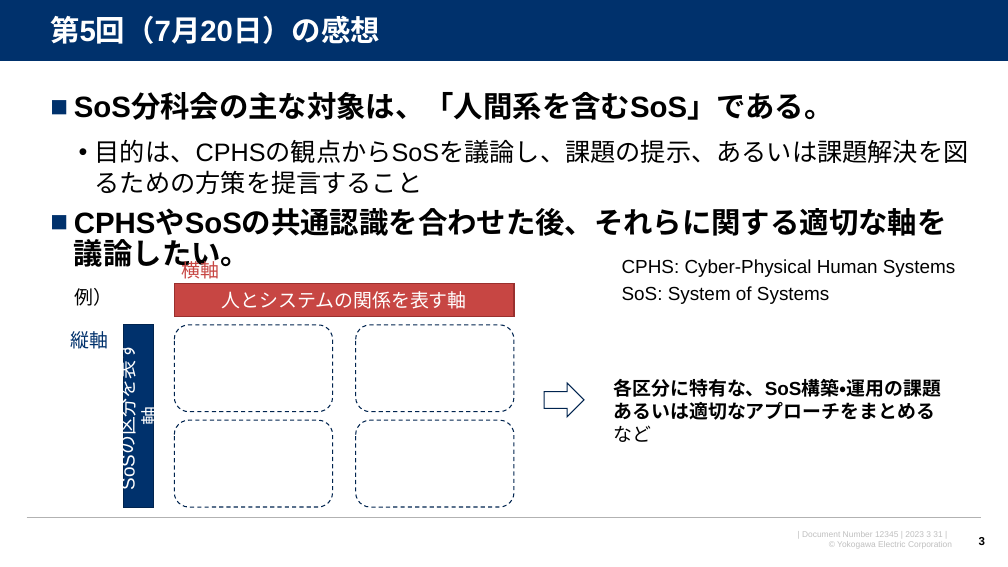
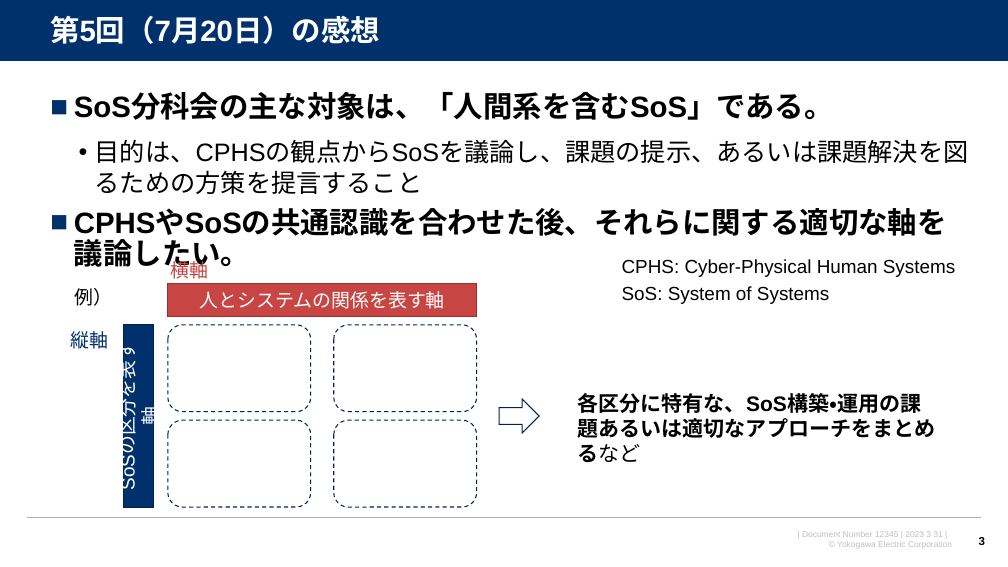
Before and after one commit to watarukumagai-git/opt, a slide deck: slide 3 of SoS/230802_SoS分科会第6回進め方のご相談_rev.0.pptx. Drawn at 1008x567 pixels with LibreOffice and Linux fonts; fonts in the diff are those of the drawing; background and template pictures are left out. Boxes give left, top, right and bottom in pixels: in the first picture for what was removed or moved away, otherwise in the second. Text is boxed around its words. In the diff, an @@ line names an element or a change of style, - is before the commit and + after.

```diff
--- a/SoS/230802_SoS分科会第6回進め方のご相談_rev.0.pptx
+++ b/SoS/230802_SoS分科会第6回進め方のご相談_rev.0.pptx
@@ text "横軸": place and size @@
-text "横軸" at [182, 257, 220, 279]
+text "横軸" at [171, 257, 209, 282]
@@ rectangle "人とシステムの関係を表す軸": place and size @@
-rectangle "人とシステムの関係を表す軸" at [175, 284, 514, 316]
+rectangle "人とシステムの関係を表す軸" at [168, 283, 477, 316]
@@ rounded rectangle: place and size @@
-rounded rectangle at [175, 325, 333, 412]
+rounded rectangle at [168, 325, 311, 412]
@@ rounded rectangle: place and size @@
-rounded rectangle at [356, 325, 514, 412]
+rounded rectangle at [334, 325, 477, 412]
@@ text "各区分に特有な、SoS構築・運用の課題あるいは適切なアプローチをまとめるなど": place and size @@
-text "各区分に特有な、SoS構築・運用の課題あるいは適切なアプローチをまとめるなど" at [614, 379, 941, 420]
+text "各区分に特有な、SoS構築・運用の課題あるいは適切なアプローチをまとめるなど" at [578, 393, 936, 438]
@@ text "各区分に特有な、SoS構築・運用の課題あるいは適切なアプローチをまとめるなど" at [578, 393, 936, 438]: size 18 to 20 pt @@
@@ right arrow: place and size @@
-right arrow at [544, 383, 585, 417]
+right arrow at [499, 399, 539, 433]
@@ rounded rectangle: place and size @@
-rounded rectangle at [175, 420, 333, 507]
+rounded rectangle at [168, 420, 311, 507]
@@ rounded rectangle: place and size @@
-rounded rectangle at [356, 420, 514, 507]
+rounded rectangle at [334, 420, 477, 507]
```
Also in this commit, not shown: 4 other slides changed, 1 slide removed.
